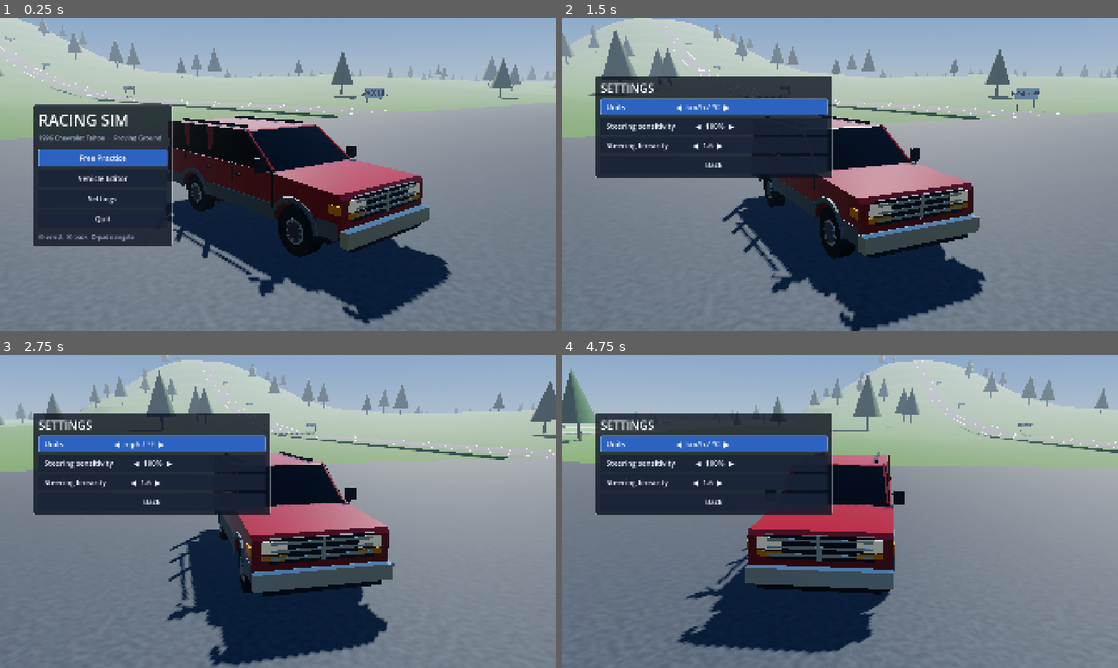
Above: before the commit, frames 1-4 (two rows, left to right).
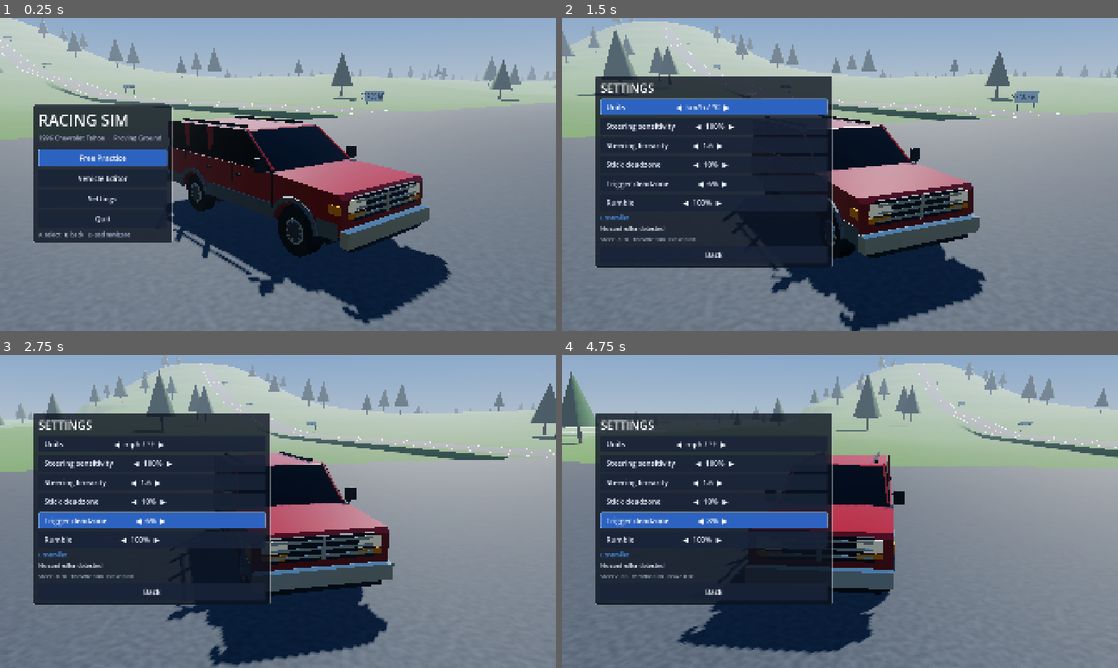
Above: after the commit, the same moments.

Repository: Beefnasty96/Thor-race-sim
Game: Godot game, scene res://scenes/main.tscn
The game is run twice, just before and just after one commit, with the same random seed, the same clock (stepped at 60 frames per second) and the same inputs.
Inputs (mouse positions are in pixels of both pictures, inside the frame that each line leads up to):
- Up to frame 1 (0.25 s): no input
- Up to frame 2 (1.5 s): click "Settings" at 0.5 s; tap Enter (ui_accept) at 1.25 s; move the mouse to (962, 158) at 1.27 s; hold D (steer_right) from 1.28 s (still down); hold C (camera) from 1.28 s (still down); click (962, 158) at 1.42 s
- Up to frame 3 (2.75 s): tap Enter (ui_accept) at 1.52 s; tap T (telemetry) at 1.55 s; release D (steer_right) at 2 s; release C (camera) at 2 s; drag from (166, 527) to (250, 574) at 2.02 s
- Up to frame 4 (4.75 s): move the mouse to (895, 442) at 2.77 s; hold D (steer_right) 2.78-3.5 s; hold W (throttle) 2.78-3.5 s; tap C (camera) at 3.05 s; drag from (812, 574) to (673, 464) at 3.52 s; move the mouse to (1006, 558) at 4.27 s; hold A (steer_left) from 4.28 s (still down); hold B (look_back) from 4.28 s (still down); tap Enter (ui_accept) at 4.52 s; tap W (throttle) at 4.55 s

The runs differ from the first frame. In frame 1, 1.7% of the frame differs, in the area x 0-94%, y 0-73%; in frame 2, 10%; in frame 3, 14%; in frame 4, 14%, in the area x 0-100%, y 0-80%.

Commit message:
XInput controller support: deadzones, dual-motor rumble, controller readout
- Bindings documented against the XInput layout (RT/LT/LB/RB/A/B/X/Y/Back/Start)
- Adjustable stick/trigger deadzones with XInput defaults noted
- Physics-driven rumble: impacts on the low-frequency motor, tire scrub /
  wheelspin / ABS / surface texture on the high-frequency motor
- Settings: live controller name/layout + input readout; pause on disconnect
- Fix: road elevation used spline overshoot that dipped roads into terrain
  (now straight grades smoothed into vertical curves); terrain sits lower

Co-Authored-By: Claude Opus 5.5 <noreply@anthropic.com>
Claude-Session: https://claude.ai/code/session_01QXqqGxjNxHwcdJcwNd6LqW

Diff:
--- a/scripts/core/game.gd
+++ b/scripts/core/game.gd
@@ -24,6 +24,9 @@
 	"steer_linearity": 1.6,      # >1 = finer control near center
 	"camera": 0,
 	"show_telemetry": true,
+	"stick_deadzone": 0.10,      # XInput-style deadzones (fraction of travel)
+	"trigger_deadzone": 0.06,
+	"rumble": 1.0,               # XInput vibration motors strength
 }
 
 var best_laps: Dictionary = {}   # "track|car|body|drive" -> seconds
--- a/scripts/core/input_setup.gd
+++ b/scripts/core/input_setup.gd
@@ -1,8 +1,32 @@
 class_name InputSetup
 extends RefCounted
-## Registers input actions in code so bindings live in one readable place.
-## AYN Thor: its built-in controls report as a standard Android gamepad
-## (analog hall-effect L2/R2 triggers, two sticks, shoulders, D-pad).
+## Input bindings, laid out to the XInput (Xbox controller) standard.
+##
+## Godot's gamepad layer uses the XInput layout and naming on every platform:
+## on Windows it talks to XInput directly; on Android/Linux it maps controllers
+## through the SDL GameController database onto the same layout. So an Xbox
+## pad, the AYN Thor's built-in controls (set to Xbox layout) or any
+## XInput-compatible controller all map the same way.
+##
+##   XInput control     Godot constant              Action
+##   ----------------   -------------------------   ---------------------------
+##   RT (analog)        JOY_AXIS_TRIGGER_RIGHT      throttle
+##   LT (analog)        JOY_AXIS_TRIGGER_LEFT       brake (hold at a stop: reverse)
+##   Left stick X       JOY_AXIS_LEFT_X             steer
+##   Right stick X      JOY_AXIS_RIGHT_X            look left / right
+##   RB / LB            JOY_BUTTON_RIGHT/LEFT_SHOULDER  shift up / down (manual)
+##   A                  JOY_BUTTON_A                handbrake · menu select
+##   B                  JOY_BUTTON_B                menu back
+##   X                  JOY_BUTTON_X                look back
+##   Y                  JOY_BUTTON_Y                change camera
+##   Back (View)        JOY_BUTTON_BACK             telemetry on/off
+##   Start (Menu)       JOY_BUTTON_START            pause
+##   D-pad up / down    JOY_BUTTON_DPAD_UP/DOWN     transfer case / auto-manual
+##   RS click           JOY_BUTTON_RIGHT_STICK      reset onto road
+##   Motors             Input.start_joy_vibration   rumble (see rumble.gd)
+
+const STICK_ACTIONS := ["steer_left", "steer_right", "look_left", "look_right"]
+const TRIGGER_ACTIONS := ["throttle", "brake"]
 
 static func register() -> void:
 	_axis("throttle", JOY_AXIS_TRIGGER_RIGHT, 1.0, [KEY_W, KEY_UP])
@@ -21,17 +45,44 @@
 	_button("transfer_case", JOY_BUTTON_DPAD_UP, [KEY_4])
 	_button("trans_mode", JOY_BUTTON_DPAD_DOWN, [KEY_M])
 	_button("reset_car", JOY_BUTTON_RIGHT_STICK, [KEY_R])
-	# menus: make sure the gamepad D-pad/stick and A/B drive the UI
+	# menus: A selects, B goes back (XInput convention)
 	_button("ui_accept", JOY_BUTTON_A, [])
 	_button("ui_cancel", JOY_BUTTON_B, [])
 
-static func _ensure(action: String, deadzone: float = 0.08) -> void:
+## Apply deadzones from settings. XInput reports sticks as signed 16-bit and
+## triggers as 0-255; Microsoft's suggested defaults are ~24% for the left
+## stick and ~12% (30/255) for triggers. Hall-effect sticks like the Thor's
+## can go much lower. Strength is rescaled past the deadzone, so full travel
+## still gives 100%.
+static func apply_deadzones(settings: Dictionary) -> void:
+	var stick: float = settings.get("stick_deadzone", 0.10)
+	var trig: float = settings.get("trigger_deadzone", 0.06)
+	for a in STICK_ACTIONS:
+		if InputMap.has_action(a):
+			InputMap.action_set_deadzone(a, stick)
+	for a in TRIGGER_ACTIONS:
+		if InputMap.has_action(a):
+			InputMap.action_set_deadzone(a, trig)
+
+## Human-readable description of the connected controller(s).
+static func controller_info() -> String:
+	var pads := Input.get_connected_joypads()
+	if pads.is_empty():
+		return "No controller detected"
+	var parts := []
+	for id in pads:
+		var known := Input.is_joy_known(id)
+		parts.append("%s  (%s)" % [Input.get_joy_name(id), "XInput layout" if known else "unknown layout - using defaults"])
+	return "\n".join(parts)
+
+static func _ensure(action: String, deadzone: float = 0.2) -> void:
 	if not InputMap.has_action(action):
 		InputMap.add_action(action, deadzone)
 
 static func _axis(action: String, axis: JoyAxis, dir: float, keys: Array) -> void:
-	_ensure(action, 0.04)
+	_ensure(action, 0.1)
 	var e := InputEventJoypadMotion.new()
+	e.device = -1                  # any controller
 	e.axis = axis
 	e.axis_value = dir
 	InputMap.action_add_event(action, e)
@@ -43,6 +94,7 @@
 static func _button(action: String, btn: JoyButton, keys: Array) -> void:
 	_ensure(action)
 	var e := InputEventJoypadButton.new()
+	e.device = -1
 	e.button_index = btn
 	InputMap.action_add_event(action, e)
 	for k in keys:
--- a/scripts/core/main.gd
+++ b/scripts/core/main.gd
@@ -10,6 +10,7 @@
 var map: MapBuilder              # data-driven map (proving ground, future town maps)
 var location := ""
 var tests := TestRig.new()
+var rumble := Rumble.new()
 const LOCATIONS := {
 	"proving_ground": {"name": "Proving Ground", "file": "res://data/maps/proving_ground.json"},
 	"ridgeview": {"name": "Ridgeview Circuit", "file": ""},
@@ -32,6 +33,13 @@
 
 func _ready() -> void:
 	InputSetup.register()
+	InputSetup.apply_deadzones(Game.settings)
+	rumble.strength = Game.settings.get("rumble", 1.0)
+	Input.joy_connection_changed.connect(func(id, connected):
+		if hud and state == State.RACE:
+			hud.flash(("CONTROLLER CONNECTED" if connected else "CONTROLLER DISCONNECTED"), 2.0)
+		if not connected and state == State.RACE:
+			_pause())
 	ui = CanvasLayer.new()
 	add_child(ui)
 	var theme_root := Control.new()
@@ -167,6 +175,7 @@
 	for i in 4:
 		car.wheels[i].visual = model.wheel_nodes[i]
 	car.reset_to(_spawn_xform())
+	rumble.mute()
 	cam.target = car
 	cam.snap()
 	if hud:
@@ -184,6 +193,10 @@
 	if car == null:
 		return
 	if state != State.RACE:
+		if rumble.strong > 0.0 or rumble.weak > 0.0:
+			rumble.stop()
+			rumble.strong = 0.0
+			rumble.weak = 0.0
 		car.in_throttle = 0.0
 		car.in_brake = 1.0 if state != State.PAUSED else car.in_brake
 		car.in_steer = 0.0
@@ -193,6 +206,7 @@
 	if track:
 		_lap_timing(dt)
 	tests.update(dt)
+	rumble.update(car, dt)
 	# auto-recover if the truck ends up on its roof
 	if car.global_transform.basis.y.y < 0.25:
 		_upside_t += dt
@@ -333,6 +347,7 @@
 		t = r[1]
 	var flat := Vector3(t.x, 0, t.z).normalized()
 	car.reset_to(Transform3D(Basis.looking_at(flat, Vector3.UP), p + Vector3.UP * 0.4))
+	rumble.mute()
 	cam.snap()
 	hud.flash("RESET", 1.0)
 
@@ -387,7 +402,7 @@
 	_button(v, "Settings", _show_settings)
 	if OS.get_name() != "Web":
 		_button(v, "Quit", func(): Game.save_game(); get_tree().quit())
-	var hint := UIKit.label("Ⓐ select   Ⓑ back   D-pad navigate", 20, UIKit.DIM)
+	var hint := UIKit.label("A select   B back   D-pad navigate", 20, UIKit.DIM)
 	v.add_child(hint)
 	first.call_deferred("grab_focus")
 
@@ -431,7 +446,7 @@
 	_button(v, "Restart from start", func(): _resume(); car.reset_to(_spawn_xform()); cam.snap(); hud.lap_time = 0.0; _lap_valid = false; _checkpoints = 0; tests.reset_run())
 	_button(v, "Reset to track", func(): _resume(); _reset_on_track())
 	_button(v, "Exit to menu", func(): _store_condition(); _show_main_menu())
-	v.add_child(UIKit.label("Controls: R2 throttle · L2 brake · L-stick steer\nR1/L1 shift (manual) · Ⓐ handbrake · Ⓨ camera · Ⓧ look back\nD-pad ↑ transfer case · D-pad ↓ auto/manual · Select telemetry", 18, UIKit.DIM))
+	v.add_child(UIKit.label("Controls (XInput): RT throttle · LT brake · Left stick steer\nRB/LB shift (manual) · A handbrake · Y camera · X look back\nD-pad ↑ transfer case · D-pad ↓ auto/manual · Back telemetry · RS reset", 18, UIKit.DIM))
 	get_tree().paused = false
 	car.in_throttle = 0.0
 	r.call_deferred("grab_focus")
@@ -624,8 +639,37 @@
 	var r2 := UIKit.OptionRow.new().setup("steer_sensitivity", "Steering sensitivity", sens_vals, sens_vals.map(func(x): return "%d%%" % roundi(x * 100)), st["steer_sensitivity"])
 	var lin_vals := [1.0, 1.2, 1.4, 1.6, 1.8, 2.0, 2.4]
 	var r3 := UIKit.OptionRow.new().setup("steer_linearity", "Steering linearity", lin_vals, lin_vals.map(func(x): return "%.1f" % x), st["steer_linearity"])
-	for r in [r1, r2, r3]:
-		r.value_changed.connect(func(k, val): Game.settings[k] = val)
+	var dz_vals := [0.0, 0.03, 0.05, 0.08, 0.10, 0.12, 0.15, 0.20, 0.24]
+	var r4 := UIKit.OptionRow.new().setup("stick_deadzone", "Stick deadzone", dz_vals, dz_vals.map(func(x): return "%d%%" % roundi(x * 100) + ("  (XInput default)" if x == 0.24 else "")), st.get("stick_deadzone", 0.10))
+	var tz_vals := [0.0, 0.02, 0.04, 0.06, 0.08, 0.12, 0.16]
+	var r5 := UIKit.OptionRow.new().setup("trigger_deadzone", "Trigger deadzone", tz_vals, tz_vals.map(func(x): return "%d%%" % roundi(x * 100) + ("  (XInput default)" if x == 0.12 else "")), st.get("trigger_deadzone", 0.06))
+	var rb_vals := [0.0, 0.25, 0.5, 0.75, 1.0]
+	var r6 := UIKit.OptionRow.new().setup("rumble", "Rumble", rb_vals, rb_vals.map(func(x): return "Off" if x == 0.0 else "%d%%" % roundi(x * 100)), st.get("rumble", 1.0))
+	for r in [r1, r2, r3, r4, r5, r6]:
+		r.value_changed.connect(func(k, val):
+			Game.settings[k] = val
+			InputSetup.apply_deadzones(Game.settings)
+			rumble.strength = Game.settings.get("rumble", 1.0)
+			if k == "rumble" and val > 0.0:
+				for id in Input.get_connected_joypads():
+					Input.start_joy_vibration(id, 0.4 * val, 0.6 * val, 0.25))
 		v.add_child(r)
+	v.add_child(UIKit.label("Controller", 20, UIKit.ACCENT))
+	var info := UIKit.label(InputSetup.controller_info(), 20, UIKit.TEXT)
+	v.add_child(info)
+	var live := UIKit.label("", 18, UIKit.DIM)
+	v.add_child(live)
+	# live readout so deadzones can be checked by feel
+	var tmr := Timer.new()
+	tmr.wait_time = 0.1
+	tmr.autostart = true
+	tmr.timeout.connect(func():
+		if not is_instance_valid(live):
+			return
+		info.text = InputSetup.controller_info()
+		live.text = "Steer %+.2f   Throttle %.2f   Brake %.2f" % [
+			Input.get_action_strength("steer_right") - Input.get_action_strength("steer_left"),
+			Input.get_action_strength("throttle"), Input.get_action_strength("brake")])
+	v.add_child(tmr)
 	_button(v, "Back", func(): Game.save_game(); _show_main_menu())
 	r1.call_deferred("grab_focus")
--- /dev/null
+++ b/scripts/core/rumble.gd
@@ -0,0 +1,91 @@
+class_name Rumble
+extends RefCounted
+## Force feedback through XInput's two vibration motors:
+##   strong (low-frequency, left motor):  road impacts, curbs, whoops,
+##       bottoming out, collisions, engine shake at idle and the rev limiter
+##   weak (high-frequency, right motor):  tire scrub past the grip limit,
+##       wheelspin, ABS pulsing, rough surfaces (gravel/dirt)
+## Values come straight from the physics model, so what you feel matches
+## what the tires and suspension are doing.
+
+var strength := 1.0
+var _prev_comp: Array = [0.0, 0.0, 0.0, 0.0]
+var _impact := 0.0
+var _abs_phase := 0.0
+var _send_t := 0.0
+var _prev_vel := Vector3.ZERO
+var strong := 0.0
+var weak := 0.0
+var _mute := 0.0
+
+## Silence briefly (spawn / reset drops the truck onto its springs).
+func mute(secs: float = 1.0) -> void:
+	_mute = secs
+	_impact = 0.0
+
+func update(car: Vehicle, dt: float) -> void:
+	if car == null or car.wheels.is_empty():
+		return
+	var spd := absf(car.speed_ms)
+	if _mute > 0.0:
+		_mute -= dt
+		for i in 4:
+			_prev_comp[i] = car.wheels[i].compression
+		_prev_vel = car.linear_velocity
+		strong = 0.0
+		weak = 0.0
+		return
+	# ---- strong motor: suspension velocity spikes = impacts
+	var hit := 0.0
+	for i in 4:
+		var w: Vehicle.Wheel = car.wheels[i]
+		var dv := absf(w.compression - float(_prev_comp[i])) / maxf(dt, 0.001)
+		_prev_comp[i] = w.compression
+		hit = maxf(hit, clampf((dv - 0.25) / 2.0, 0.0, 1.0))
+		if w.compression > w.travel * 0.9 and w.comp_vel > 0.4:
+			hit = maxf(hit, 0.8)        # slamming into the bump stop
+	var dvel := (car.linear_velocity - _prev_vel).length() / maxf(dt, 0.001)
+	_prev_vel = car.linear_velocity
+	if dvel > 25.0:                      # >2.5 g jolt: collision
+		hit = 1.0
+	_impact = maxf(_impact * exp(-dt * 9.0), hit)
+	var engine := 0.0
+	if car.engine.limiter_cut:
+		engine = 0.35
+	elif not car.engine.stalled and car.engine.rpm() < 900.0:
+		engine = 0.06                    # V8 idle shake
+	strong = clampf(_impact + engine, 0.0, 1.0)
+
+	# ---- weak motor: tire scrub, wheelspin, ABS, surface texture
+	var scrub := 0.0
+	var abs_on := false
+	var rough := 0.0
+	for w in car.wheels:
+		if not w.contact:
+			continue
+		scrub = maxf(scrub, clampf((w.tire.sliding - 0.85) * 1.2, 0.0, 0.7))
+		if w.abs_factor < 0.95:
+			abs_on = true
+		var sname: String = w.surface.get("name", "asphalt")
+		if sname in ["gravel", "dirt", "grass"]:
+			rough = maxf(rough, clampf(spd / 25.0, 0.0, 1.0) * (0.35 if sname == "gravel" else 0.2))
+		elif sname == "curb":
+			rough = maxf(rough, clampf(spd / 20.0, 0.0, 1.0) * 0.6)
+	if abs_on:
+		_abs_phase += dt * 14.0           # ~14 Hz pedal pulse
+		scrub = maxf(scrub, 0.5 if fmod(_abs_phase, 1.0) < 0.5 else 0.1)
+	weak = clampf(scrub + rough, 0.0, 1.0)
+
+	# ---- send to every connected pad (XInput motors), ~20 Hz
+	_send_t -= dt
+	if _send_t <= 0.0:
+		_send_t = 0.05
+		for id in Input.get_connected_joypads():
+			if strength <= 0.0 or (strong < 0.02 and weak < 0.02):
+				Input.stop_joy_vibration(id)
+			else:
+				Input.start_joy_vibration(id, weak * strength, strong * strength, 0.12)
+
+func stop() -> void:
+	for id in Input.get_connected_joypads():
+		Input.stop_joy_vibration(id)
--- a/scripts/tests/proving_test.gd
+++ b/scripts/tests/proving_test.gd
@@ -5,6 +5,9 @@
 var map: MapBuilder
 var car: Vehicle
 var rig := TestRig.new()
+var rum := Rumble.new()
+var peak := [0.0, 0.0]
+var busy := [0.0, 0.0, 0.0]
 var def: Dictionary
 var phase := ""
 var t := 0.0
@@ -48,6 +51,10 @@
 	return Transform3D(Basis.looking_at(fwd.normalized(), Vector3.UP), line[i] + Vector3.UP * 0.3)
 
 func _next() -> void:
+	if phase != "":
+		print("   rumble: strong peak %.2f, on %.0f%% of time | weak peak %.2f, on %.0f%% of time" % [peak[0], busy[0] / maxf(busy[2], 0.01) * 100.0, peak[1], busy[1] / maxf(busy[2], 0.01) * 100.0])
+	peak = [0.0, 0.0]
+	busy = [0.0, 0.0, 0.0]
 	phase = queue.pop_front()
 	t = 0.0
 	data = {}
@@ -84,6 +91,14 @@
 		return true
 	t += dt
 	rig.update(dt)
+	if t < 0.02:
+		rum.mute()
+	rum.update(car, dt)
+	busy[2] += dt
+	if rum.strong > 0.15: busy[0] += dt
+	if rum.weak > 0.15: busy[1] += dt
+	peak[0] = maxf(peak[0], rum.strong)
+	peak[1] = maxf(peak[1], rum.weak)
 	var mph := car.speed_ms * 2.23694
 	match phase:
 		"drag":
--- a/scripts/tests/screenshot_driver.gd
+++ b/scripts/tests/screenshot_driver.gd
@@ -43,6 +43,13 @@
 			if t > 3.0:
 				_shot("01_menu"); step += 1
 		1:
+			if not has_meta("settings"):
+				set_meta("settings", true)
+				main._show_settings(); t = 0
+				return
+			if t < 1.0:
+				return
+			_shot("02a_settings")
 			main._show_editor(); step += 1; t = 0
 		2:
 			if t > 1.5:
--- a/scripts/world/map_builder.gd
+++ b/scripts/world/map_builder.gd
@@ -88,7 +88,12 @@
 		var p3: Vector3 = c[(i + 2) % n] if (closed or i + 2 < n) else p2 * 2.0 - p1
 		var k := maxi(4, int(p1.distance_to(p2) / 0.5))
 		for s in k:
-			dense.append(_catmull(p0, p1, p2, p3, float(s) / k))
+			var tt := float(s) / k
+			var q := _catmull(p0, p1, p2, p3, tt)
+			# elevation: straight grade between control points (no spline
+			# overshoot dipping the road into the ground); smoothed below
+			q.y = lerpf(p1.y, p2.y, tt)
+			dense.append(q)
 	if not closed:
 		dense.append(c[n - 1])
 	var out := PackedVector3Array()
@@ -106,7 +111,30 @@
 		out.remove_at(out.size() - 1)
 	elif not closed and out[out.size() - 1].distance_to(dense[dense.size() - 1]) > 0.1:
 		out.append(dense[dense.size() - 1])
+	_smooth_elevation(out, closed, step, 12.0)
 	return out
+
+## Round off grade changes (vertical curves) with a moving average ~window m wide.
+func _smooth_elevation(pts: PackedVector3Array, closed: bool, step: float, window: float) -> void:
+	var n := pts.size()
+	var half := maxi(1, int(window * 0.5 / step))
+	for _pass in 2:
+		var ys := PackedFloat32Array()
+		ys.resize(n)
+		for i in n:
+			var s := 0.0
+			var c := 0
+			for k in range(-half, half + 1):
+				var j := i + k
+				if closed:
+					j = (j + n) % n
+				elif j < 0 or j >= n:
+					continue
+				s += pts[j].y
+				c += 1
+			ys[i] = s / c
+		for i in n:
+			pts[i].y = ys[i]
 
 func _build_road(r: Dictionary) -> void:
 	var closed: bool = r.get("closed", false)
@@ -436,7 +464,7 @@
 	if ns.is_empty():
 		return hills(x, z)
 	var t := smoothstep(6.0, 140.0, ns[0])
-	return lerpf(ns[1] - 0.3, hills(x, z), t)
+	return lerpf(ns[1] - 0.7, hills(x, z), t)
 
 func _build_terrain(cfg: Dictionary) -> void:
 	var margin: float = cfg.get("margin", 350.0)
Not shown, added: scripts/core/rumble.gd.uid
